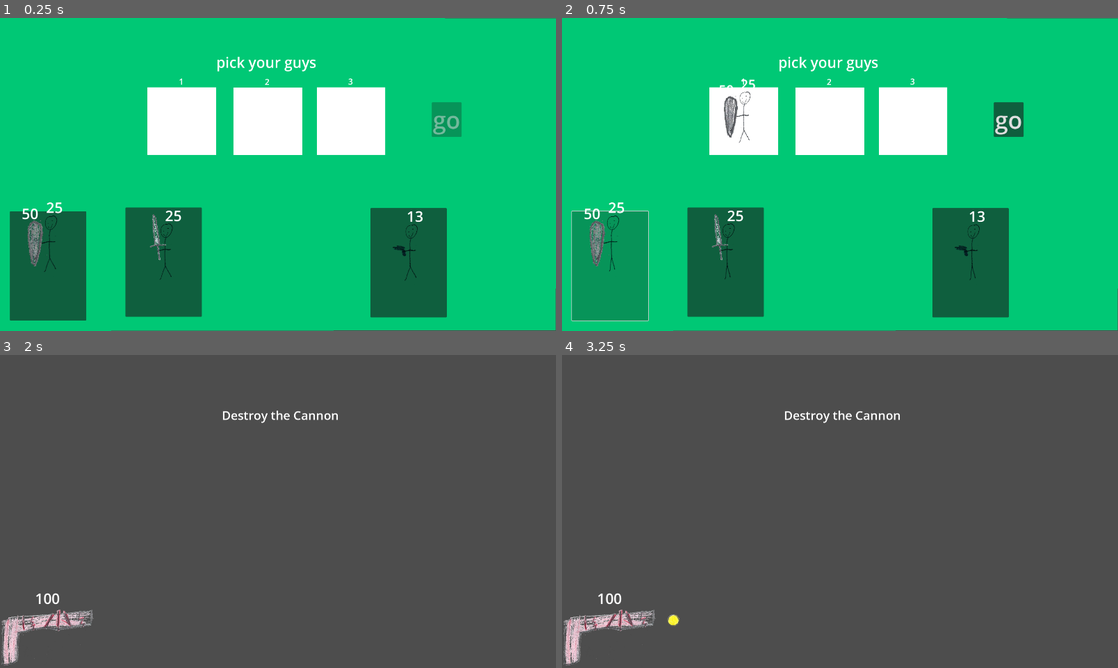
Above: before the commit, frames 1-4 (two rows, left to right).
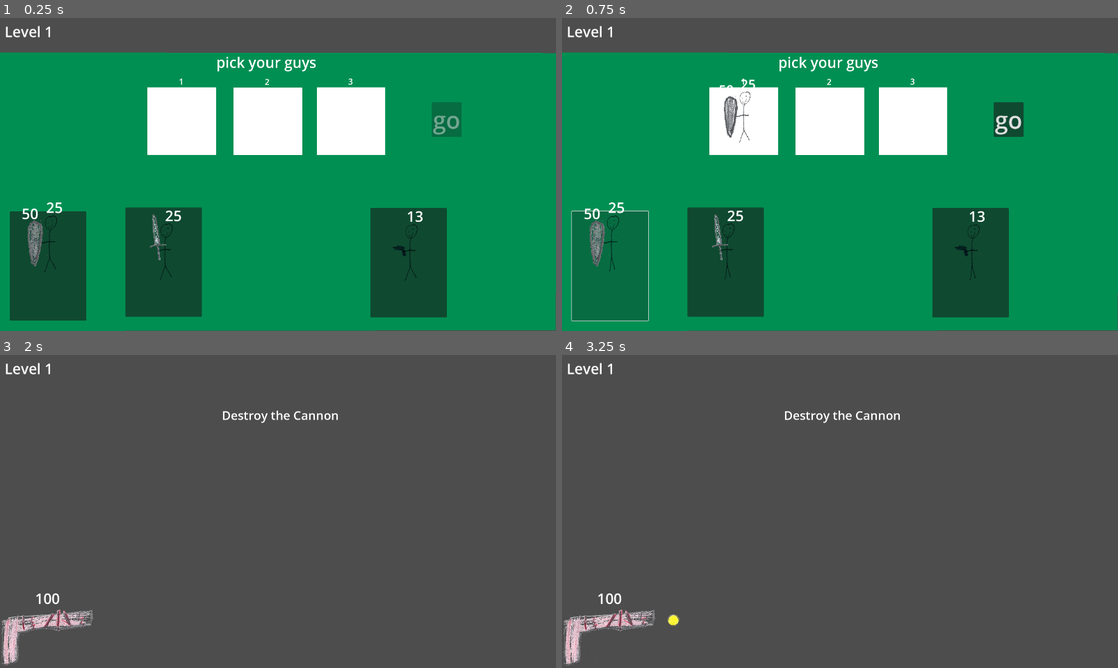
Above: after the commit, the same moments.

Repository: rlskoeser/stickfigure-rtd
Game: Godot game, scene res://main.tscn
Two runs of this game, one before a commit and one after it. Both use one fixed random seed, a clock stepped at 60 frames per second and the inputs below.
Inputs (mouse positions are in pixels of both pictures, inside the frame that each line leads up to):
- Up to frame 1 (0.25 s): no input
- Up to frame 2 (0.75 s): click (612, 265) at 0.5 s
- Up to frame 3 (2 s): click "go" at 1.25 s
- Up to frame 4 (3.25 s): tap Enter at 2 s; move the mouse to (962, 495) at 2.02 s; click (962, 495) at 2.17 s; tap Space at 2.75 s; move the mouse to (728, 527) at 2.77 s; click (728, 527) at 2.92 s

The runs differ from the first frame. In frame 1, 77% of the frame differs, in the area x 0-100%, y 0-100%; in frame 2, 81%; in frame 3, 0.1%; in frame 4, 0.1%.

Commit message:
Add levels; speed up cannon as levels go up

Diff:
--- a/stickfigure-rtd/cannon.gd
+++ b/stickfigure-rtd/cannon.gd
@@ -65,6 +65,7 @@
 
 func reset():
 	$HP.reset()
+	$blue_shield.off()
 
 func _on_shields_up():
 	$blue_shield.on()
--- a/stickfigure-rtd/chooser.tscn
+++ b/stickfigure-rtd/chooser.tscn
@@ -13,7 +13,9 @@
 script = ExtResource("1_u3iuc")
 
 [node name="Background" type="Polygon2D" parent="."]
-color = Color(0, 0.784314, 0.462745, 1)
+position = Vector2(-5.96046e-08, 119.889)
+scale = Vector2(1, 0.888992)
+color = Color(3.36915e-07, 0.564263, 0.327003, 1)
 polygon = PackedVector2Array(-1, -1, 1922, 1, 1919, 1077, 0, 1080)
 
 [node name="Label" type="Label" parent="."]
--- a/stickfigure-rtd/main.gd
+++ b/stickfigure-rtd/main.gd
@@ -3,11 +3,17 @@
 var screen_size # Size of the game window.
 
 var guys
-var original_lineup
+var level_num = 1
+var chooser = preload("res://chooser.tscn")
+var current_chooser
 
 # Called when the node enters the scene tree for the first time.
 func _ready():
-	pass
+	# add a new chooser
+	current_chooser = chooser.instantiate()
+	add_child(current_chooser)
+	# connect signal handler to *this* instance
+	current_chooser.connect("go", _on_chooser_go)
 
 func go(lineup):
 	guys = lineup.duplicate()
@@ -19,20 +25,34 @@
 func _process(_delta):
 	pass
 
-func reset():
+func play_level(next=false):
 	# reset to original lineup and restart spawn timer
-	guys = original_lineup.duplicate()
+	$Cannon/CannonTimer.stop()
 	$Cannon.reset()
-	$SpawnTimer.start()
 
 	# clear stick guys and balls still on the scene
 	for node in get_children():
 		if node.name.contains('Guy') or node.name.contains('ball') or node.name == "Bullet":
 			node.queue_free()
 
+	if next:
+		# level number goes up
+		level_num = level_num + 1
+		$LevelLabel.set_text("Level %d" % level_num)
+		# cannon gets faster (but don't go negative)
+		$Cannon.launch_wait_min = max($Cannon.launch_wait_min - 0.5, 0.25)
+		$Cannon.launch_wait_max = max($Cannon.launch_wait_max - 1, 1)
+
+	# add a new chooser after a delay
+	await get_tree().create_timer(1.0).timeout
+	current_chooser = chooser.instantiate()
+	add_child(current_chooser)
+	current_chooser.connect("go", _on_chooser_go)
+
 func _on_cannon_destroyed():
-	reset()
 	show_success()
+	# go to next level
+	play_level(true)
 
 func show_message(text):
 	$Message.text = text
@@ -45,12 +65,12 @@
 func _on_message_timer_timeout():
 	$Message.hide()
 
-
 func _on_spawn_timer_timeout():
 	# get the first guy from the list of guys and instantiate
 	var new_guy = guys.pop_front().instantiate();
 	# move to spawn position and add to scene
 	new_guy.position = $SpawnPosition.position
+	new_guy.connect("death", _on_guy_death)
 	if new_guy.name == "GunGuy":
 		for node in new_guy.get_children():
 			if node.name.contains('Gun'):
@@ -61,12 +81,29 @@
 	if guys:
 		$SpawnTimer.start()
 
-
 func _on_gun_shoot(Bullet, location):
 	var spawned_bullet = Bullet.instantiate()
 	spawned_bullet.position = location
 	add_child(spawned_bullet)
 
+func count_active_guys():
+	# clear stick guys and balls still on the scene
+	var count = 0
+	for node in get_children():
+		if node.name.contains('Guy'):
+			count += 1
+	return count
+
+func _on_guy_death(guy):
+	remove_child(guy)
+	var guy_count = count_active_guys()
+	# if all guys are dead and gone...
+	if guy_count == 0:
+		# restart current level instead of going to next level
+		show_message("Defeated. Try again")
+		play_level()
+
 func _on_chooser_go(chosen_lineup) -> void:
 	go(chosen_lineup)
-	remove_child($Chooser)
+	remove_child(current_chooser)
+	$Cannon.start()
--- a/stickfigure-rtd/main.tscn
+++ b/stickfigure-rtd/main.tscn
@@ -1,8 +1,7 @@
-[gd_scene load_steps=5 format=3 uid="uid://bfj68k8sy3do7"]
+[gd_scene load_steps=4 format=3 uid="uid://bfj68k8sy3do7"]
 
 [ext_resource type="Script" path="res://main.gd" id="1_pbaoh"]
 [ext_resource type="PackedScene" uid="uid://t1t4a8j630s2" path="res://cannon.tscn" id="3_3a3fn"]
-[ext_resource type="PackedScene" uid="uid://ch6i200srns87" path="res://chooser.tscn" id="3_pd6wv"]
 
 [sub_resource type="SystemFont" id="SystemFont_d7nky"]
 
@@ -38,9 +37,15 @@
 wait_time = 2.0
 one_shot = true
 
-[node name="Chooser" parent="." instance=ExtResource("3_pd6wv")]
+[node name="LevelLabel" type="Label" parent="."]
+offset_left = 16.0
+offset_top = 12.0
+offset_right = 183.0
+offset_bottom = 81.0
+theme_override_font_sizes/font_size = 50
+text = "Level 1
+"
 
 [connection signal="timeout" from="MessageTimer" to="." method="_on_message_timer_timeout"]
 [connection signal="destroyed" from="Cannon" to="." method="_on_cannon_destroyed"]
 [connection signal="timeout" from="SpawnTimer" to="." method="_on_spawn_timer_timeout"]
-[connection signal="go" from="Chooser" to="." method="_on_chooser_go"]
--- a/stickfigure-rtd/stick_figure.gd
+++ b/stickfigure-rtd/stick_figure.gd
@@ -2,6 +2,7 @@
 
 
 signal hit
+signal death
 
 @export var speed = 200 # How fast the player will move (pixels/sec).
 var screen_size # Size of the game window.
@@ -32,7 +33,7 @@
 
 func _on_body_entered(body):
 	pass
-	## if we hit something that does domage, subtract from hp
+	## if we hit something that does damage, subtract from hp
 	#print('stickfigure body entered:')
 	#print(body)
 	#if "damage" in body:
@@ -41,10 +42,9 @@
 	#else:  # assume for now we ran into the cannon
 		#speed = 0
 
-
 func _on_hp_death():
 	queue_free()
-
+	death.emit(self)
 
 func _on_hit():
 	pass # Replace with function body.
